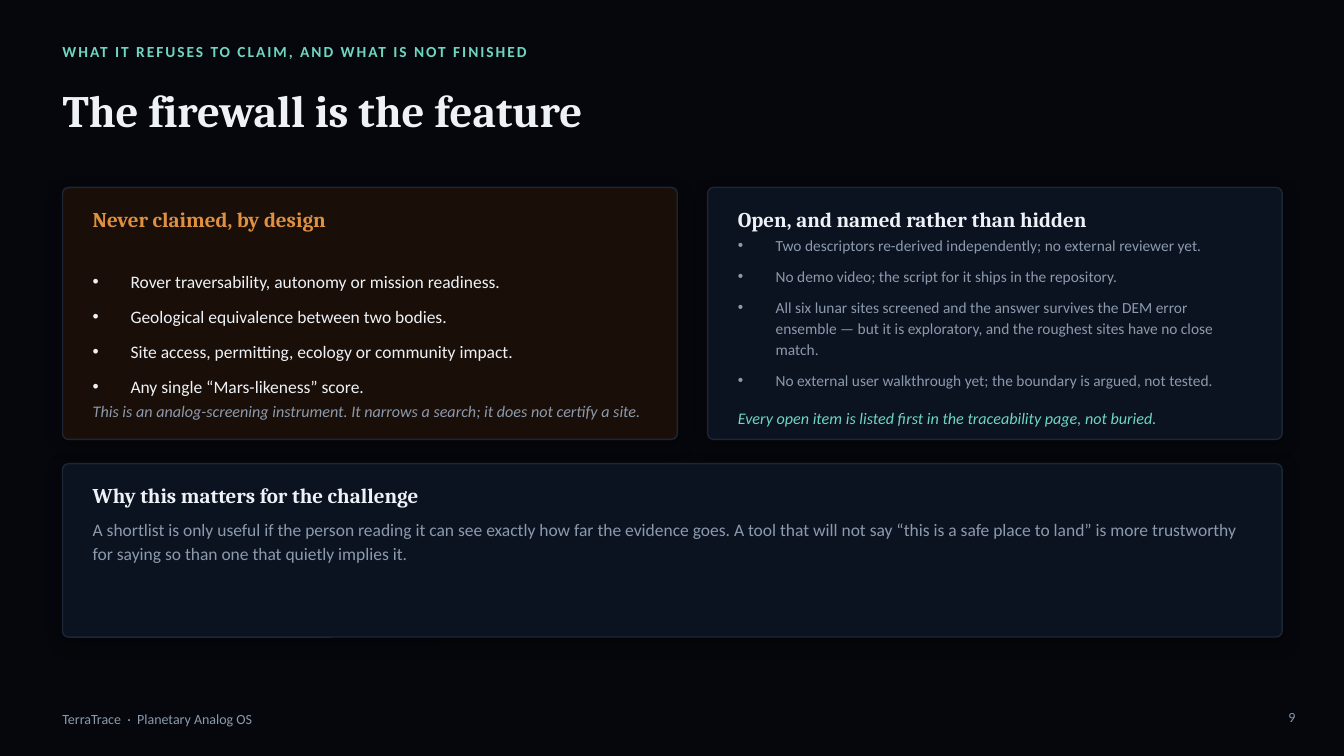
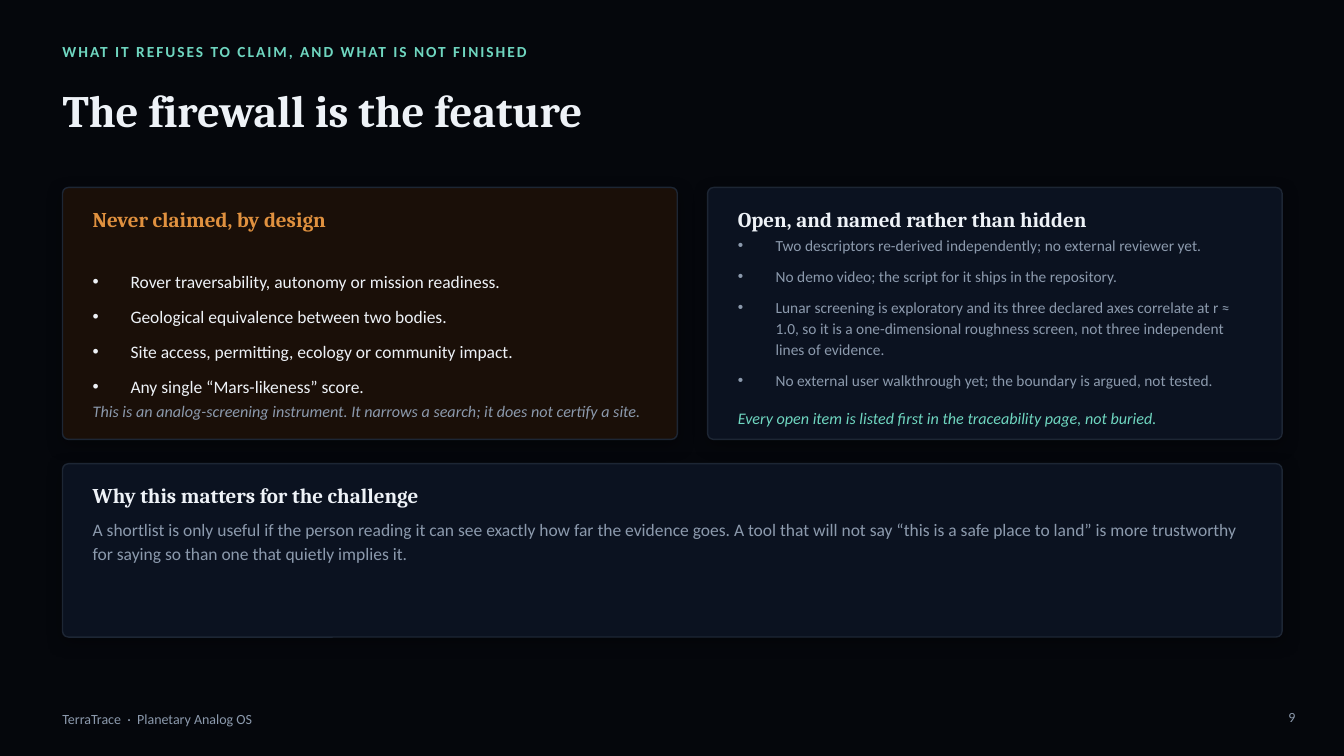
Before and after one commit to pal-123456789/terratrace, a slide deck: slide 9 of TerraTrace-deck.pptx. Drawn at 1344x756 pixels with LibreOffice and Linux fonts; fonts in the diff are those of the drawing. Boxes give left, top, right and bottom in pixels: in the first picture for what was removed or moved away, otherwise in the second. Text is boxed around its words. In the diff, an @@ line names an element or a change of style, - is before the commit and + after.

Commit message:
build(deck): both decks and PDFs rebuilt on 009b82f, both changed slides inspected
The submission deck's lunar slide and the technical deck's open-items slide were rasterised and
read at 95 dpi after the rebuild, not assumed correct because the generator succeeded: the lunar
card gained a longer closing paragraph at 10.5 pt and the open-items bullet now runs to three
lines, and both fit their cards with the caption clear of the text block. A text frame with
valign "top" never shrinks — the last two silent overflows in this project were both found this way.

```diff
--- a/TerraTrace-deck.pptx
+++ b/TerraTrace-deck.pptx
@@ text at box(776, 302, 1224, 355): text changed @@
-• All six lunar sites screened and the answer survives the DEM error ensemble — but it is exploratory, and the roughest sites have no close match.
+• Lunar screening is exploratory and its three declared axes correlate at r ≈ 1.0, so it is a one-dimensional roughness screen, not three independent lines of evidence.
```
Also in this commit, not shown: 1 other slide changed, 3 other files.
